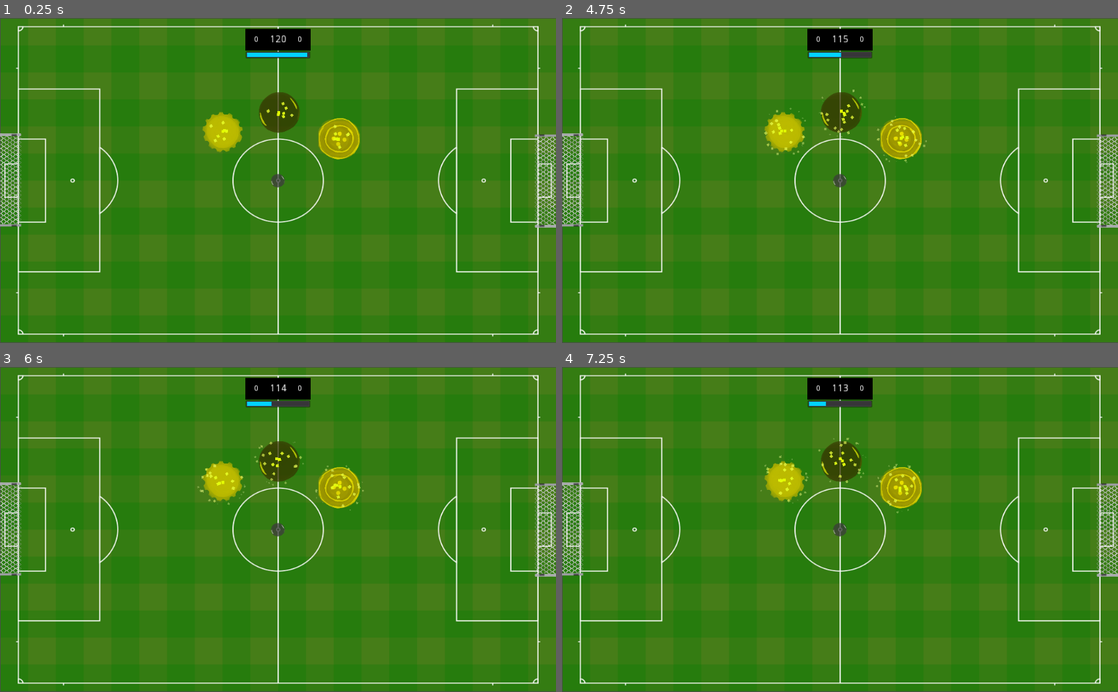
Above: before the commit, frames 1-4 (two rows, left to right).
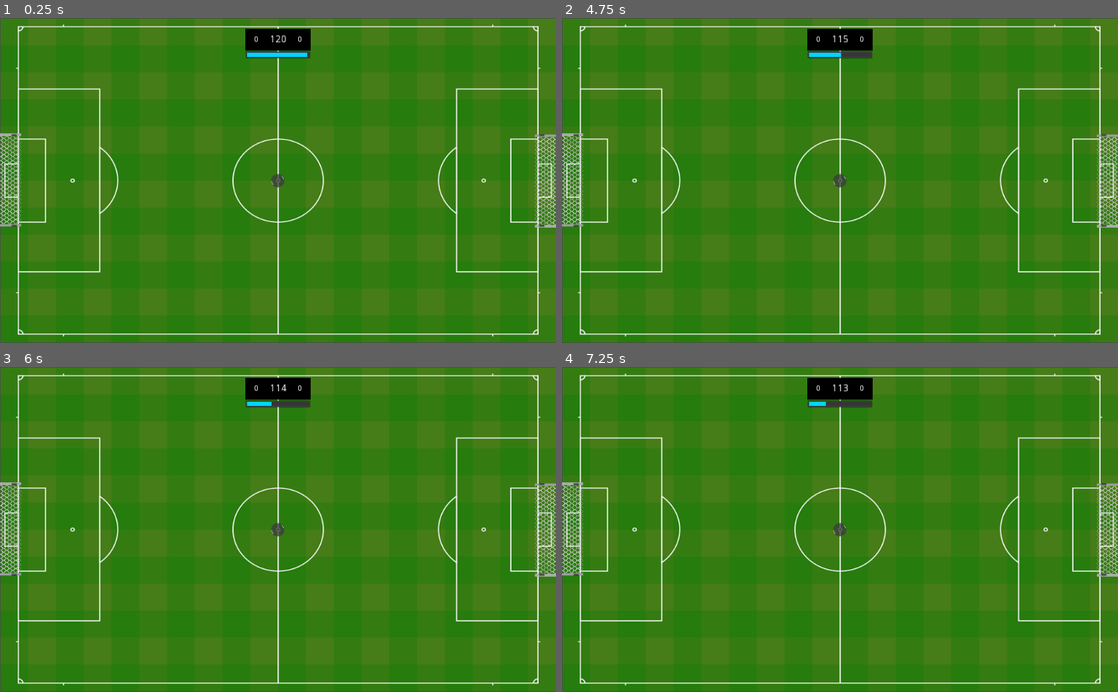
Above: after the commit, the same moments.

Repository: wendeljeske20/CapSoccer
Game: Godot game, scene res://Scenes/Match.tscn
Two runs of this game, one before a commit and one after it. Both use one fixed random seed, a clock stepped at 60 frames per second and the inputs below.
Inputs:
- Up to frame 1 (0.25 s): no input
- Up to frame 2 (4.75 s): no input
- Up to frame 3 (6 s): no input
- Up to frame 4 (7.25 s): no input

The runs differ from the first frame. In frame 1, 2.1% of the frame differs, in the area x 36-65%, y 22-44%; in frame 2, 2.2%, in the area x 36-66%, y 22-45%; in frame 3, 2.2%; in frame 4, 2.2%.
Error in both runs: Attempt to call function 'add_child' in base 'null instance' on a null instance. (res://Scripts/Player.gd:34)

Commit message:
Adding hightlight to current player

Diff:
--- a/Scenes/MatchManager.tscn
+++ b/Scenes/MatchManager.tscn
@@ -9,9 +9,6 @@
 [ext_resource path="res://Sprites/botao_tampinha.png" type="Texture" id=7]
 [ext_resource path="res://Sprites/botao_tampinha_b.png" type="Texture" id=8]
 [ext_resource path="res://Scenes/Balls/Ball-Cap.tscn" type="PackedScene" id=9]
-[ext_resource path="res://Scenes/Modifiers/Modifier-Cap.tscn" type="PackedScene" id=10]
-[ext_resource path="res://Scenes/Modifiers/Modifier-Official.tscn" type="PackedScene" id=11]
-[ext_resource path="res://Scenes/Modifiers/Modifier-Button.tscn" type="PackedScene" id=12]
 
 [sub_resource type="StyleBoxFlat" id=1]
 bg_color = Color( 0, 0.831373, 1, 1 )
@@ -131,13 +128,4 @@
 [node name="Ball" parent="." instance=ExtResource( 9 )]
 physics_material_override = SubResource( 2 )
 
-[node name="Modifier-Cap" parent="." instance=ExtResource( 10 )]
-position = Vector2( -102.714, -89.9025 )
-
-[node name="Modifier-Official" parent="." instance=ExtResource( 11 )]
-position = Vector2( 2.53648, -126.187 )
-
-[node name="Modifier-Official2" parent="." instance=ExtResource( 12 )]
-position = Vector2( 112.496, -76.5015 )
-
 [connection signal="timeout" from="MatchTimer" to="." method="_on_MatchTimer_timeout"]
--- a/Scripts/Button.gd
+++ b/Scripts/Button.gd
@@ -19,13 +19,15 @@
 var spawnPosition = Vector2(0,0)
 var shouldReset = false
 
+var isCurrent = false
+var colorModulation = 0.0
+var colorModUp = false
+
 func _ready():
-
-	#SetTexture(texture2)
-	pass
+	sprite = get_node("Sprite")
 
 func _process(delta):
-	if (isShooting):
+	if isShooting:
 		shootForce += shootIncrease * delta
 
 	if(shootForce > shootMax):
@@ -36,8 +38,13 @@
 		shootForce = shootMin
 		shootIncrease *= -1
 
-	if (isShooting):
+	if isShooting:
 		shootBar.value = shootForce
+
+	if isCurrent:
+		ModulateColor(delta)
+	else:
+		sprite.modulate = Color(1, 1, 1, 1)
 
 func SetTexture(texture):
 	sprite = get_node("Sprite")
@@ -86,3 +93,18 @@
 # Collision audio
 func _on_Button_body_entered(body):
 	audioHit.play()
+
+func ModulateColor(delta):
+	if colorModUp:
+		colorModulation += delta
+	else:
+		colorModulation -= delta
+
+	if colorModulation > 1.0:
+		colorModulation = 1.0
+		colorModUp = false
+	elif colorModulation < 0.0:
+		colorModulation = 0.0
+		colorModUp = true
+
+	sprite.modulate = Color(1 - colorModulation, colorModulation, 1, 1)
--- a/Scripts/MatchManager.gd
+++ b/Scripts/MatchManager.gd
@@ -45,6 +45,7 @@
 	player2.SpawnButtons()
 
 	currentPlayer = player1
+	currentPlayer.SetButtonHightlight()
 
 	# Init match params
 	matchTimer.wait_time = matchParams.matchTime
@@ -80,12 +81,13 @@
 	pass
 
 func PassTurn():
-	currentPlayer.ClearCurrentButtonShoot()
+	currentPlayer.ClearCurrentButton()
 	if currentPlayer == player1:
 		currentPlayer = player2
 	else:
 		currentPlayer = player1
 
+	currentPlayer.SetButtonHightlight()
 	# Reset timer
 	turnTimer.start();
 	pass
--- a/Scripts/Player.gd
+++ b/Scripts/Player.gd
@@ -45,16 +45,21 @@
 
 # Change between buttons
 func CycleCurrentButton(val):
-	ClearCurrentButtonShoot()
+	ClearCurrentButton()
 	currentButton += val
 	var buttonsQtd = buttons.size()
 	if(currentButton >= buttonsQtd):
 		currentButton -= buttonsQtd
 	elif(currentButton < 0):
 		currentButton += buttonsQtd
+	SetButtonHightlight()
+
+func SetButtonHightlight():
+	buttons[currentButton].isCurrent = true
 
 func ShootButton():
 	buttons[currentButton].Shoot()
 
-func ClearCurrentButtonShoot():
+func ClearCurrentButton():
 	buttons[currentButton].ClearShoot()
+	buttons[currentButton].isCurrent = false
Not shown: 1 places in Scenes/MatchManager.tscn that only renumber resources
